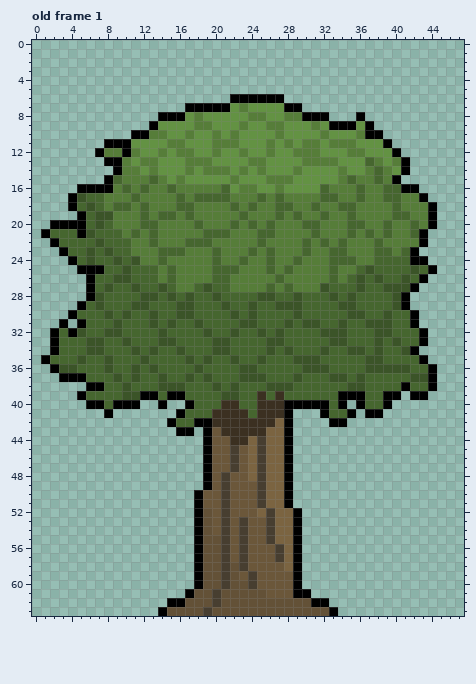
A pixel-art file gets an edit: src/unfinished/piskel files/static-objects/true-tree-a.aseprite. That is the earlier state.
48x64 pixels, 1 frame. Shown: old frame 1. The commit also changed other frames, which this record leaves out.
After:
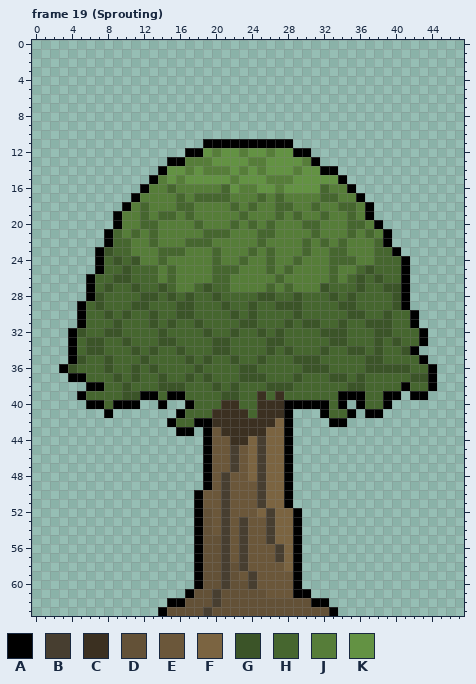
Palette (. is transparent): A #000000  B #473e30  C #3b3021  D #635137  E #6b573a  F #7b6441  G #3b5428  H #46662f  J #567d39  K #639243
A new or re-ordered frame is compared with the old frame closest to it.
Author's note on the commit: joyful tree now has sprout animation, locals say
The edit:
frames 1 -> 31
--- frame 19 (Sprouting) is new; against old frame 1
@@ x 0..47 @@
  5 ................................................
- 6 ......................AAAAAA....................
- 7 .................AAAAAKJKKKKAA..................
- 8 ..............AAAKJKKKKKJJKKJJAAA...A...........
- 9 .............AKKKKJJKKKJKKJJKKKJKAAAKA..........
-10 ...........AAJJKKJKKJKJKKKKJKKKKJKKKJAA.........
-11 ........AAAKKKKJJKKKJJJKKKJKJKJJKJJJKKKA........
-12 .......AJJAJKKJKJJKKJKKJKKJKKJJJKKKJJKKKA.......
-13 ........AAJKJJKKKJJJKKKKJJKKKKJJJJKKKHJKJA......
-14 .........AJJKJKKKJKJJJKJKJKKKJKKKKJKKJHJKA......
-15 ........AHJJJHJKJKKKKKJKKKJJJKKKKKJHJJHJA.......
-16 .....AAAAJHJHJJHJJJJJHKJJKKJKKKKHJJJHJJHHAA.....
-17 ....AGHHJJJHJJJJHJHHHHJJJHJHJJJJHHJJHJJHHJJA....
-18 ....AHGHJHHJHJJJHHJJJJHJHJJHHJJHJJHHJJJJHJJJA...
-19 .....AHGGJJJHJHHJHJJJJJHJJJHJHJJHJJHJJJJHHJJA...
-20 ..AAAAHGHJJJHHJJJJHJJJHJHJHJJJHHJJJHHJJHJJHJA...
-21 .AHHHAGHHHJHJHJJJJJHHHJJJHHJJJJHJJJHJHJHJJHA....
-22 ..AHHHHGHHHJJHJJJHHHJJJJJHJJJJHJHJHJJJHJJJJA....
-23 ...AHHGHGHHJJJHHHJJJHJJJHJHJJJHJJHHJJJHHJHA.....
-24 ....AHGHHGHGJJHJJJJJHJJHJJHJJHJJJHHHJJHHHHAA....
-25 .....AAAHHGHHHJHJJJJHHHJJJHJHJJJJHJJHGHHHHGHA...
-26 ......AHHGGHHHJHJJJJHHJJJJJHJJJJJHJHGHGHHGHA....
-27 ......AHGHHGHHGHJJHGHHJJJJHJHJJJGHHHGHHGGGA.....
+ 6 ................................................
+ 7 ................................................
+ 8 ................................................
+ 9 ................................................
+10 ................................................
+11 ...................AAAAAAAAAA...................
+12 .................AAKJKKJKKJKKAA.................
+13 ...............AAJJJKKKKJJKKKKJA................
+14 ..............AKKJKJJJKJKJKKKJKKAA..............
+15 .............AJKJKKKKKJKKKJJJKKKKKA.............
+16 ............AJJHJJJJJHKJJKKJKKKKHJJA............
+17 ...........AJJJJHJHHHHJJJHJHJJJJHHJJA...........
+18 ..........AJHJJJHHJJJJHJHJJHHJJHJJHHJA..........
+19 .........AJJHJHHJHJJJJJHJJJHJHJJHJJHJA..........
+20 .........AJJHHJJJJHJJJHJHJHJJJHHJJJHHJA.........
+21 ........AHJHJHJJJJJHHHJJJHHJJJJHJJJHJHJA........
+22 ........AHHJJHJJJHHHJJJJJHJJJJHJHJHJJJHA........
+23 .......AGHHJJJHHHJJJHJJJHJHJJJHJJHHJJJHHA.......
+24 .......AHGHGJJHJJJJJHJJHJJHJJHJJJHHHJJHHHA......
+25 .......AHHGHHHJHJJJJHHHJJJHJHJJJJHJJHGHHHA......
+26 ......AHHGGHHHJHJJJJHHJJJJJHJJJJJHJHGHGHHA......
+27 ......AHGHHGHHGHJJHGHHJJJJHJHJJJGHHHGHHGGA......
 28 ......AGHHHHGGHGHGHHGHHHHGGHHGHHHGHGHHHHGA......
 29 .....AHGHHHGGHHHGGHHHGHHGHHGGGHHHHGGHHHHGA......
-30 ....AHHHGHGHHGHHGGHHHHGHGHHHHGHHHHHGGHHGHHA.....
-31 ...A.AHHHGHHHGHGHHGHHHHGGHHHGHGGHHGHHGGGHHA.....
-32 ..AHAGHHGGHHHHGHHHHGHHGHHGHGHHHHGGGHHHGGHHHA....
-33 ..AHHHGGHHGHHHGGHHHHGGHHHHGGHHHHHGGHHHGHGHHA....
-34 ..AHHHGGHHHGHGHHGHHHGGHHHHGHGHHHGHHGGHGHHGA.....
-35 .AHHHGHHGHHHGHHHHGHGHHGHHGHHHGGGHHHHHGGHHHHA....
-36 ..AGGHHHGHHGHGHHHHGHHHHGGHHHHHGGGHHHHGGGGGHHA...
-37 ...AAAHHHGHGHHGHHGHGHHHGGGHHHGHHHGGHGHHHHHGGA...
+30 .....AHHGHGHHGHHGGHHHHGHGHHHHGHHHHHGGHHGHHA.....
+31 .....AHHHGHHHGHGHHGHHHHGGHHHGHGGHHGHHGGGHHA.....
+32 ....AGHHGGHHHHGHHHHGHHGHHGHGHHHHGGGHHHGGHHHA....
+33 ....AHGGHHGHHHGGHHHHGGHHHHGGHHHHHGGHHHGHGHHA....
+34 ....AHGGHHHGHGHHGHHHGGHHHHGHGHHHGHHGGHGHHGA.....
+35 ....AGHHGHHHGHHHHGHGHHGHHGHHHGGGHHHHHGGHHHHA....
+36 ...AGHHHGHHGHGHHHHGHHHHGGHHHHHGGGHHHHGGGGGHHA...
+37 ....AAHHHGHGHHGHHGHGHHHGGGHHHGHHHGGHGHHHHHGGA...
 38 ......AAHHGHHHGGGHHHGHGHHHGGGHHHHHHGGHHHHAHHA...
Boxes around the changes in both pictures, in picture pixels (x1, y1, x2, y2):
changed: (41, 94, 437, 292)
changed: (41, 310, 86, 382)
